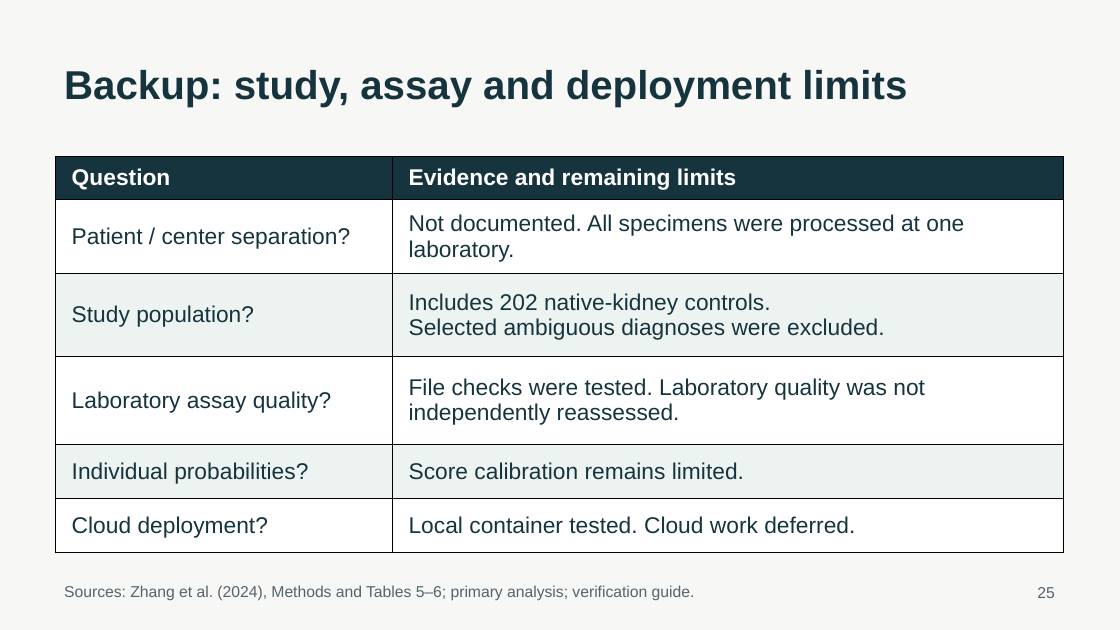
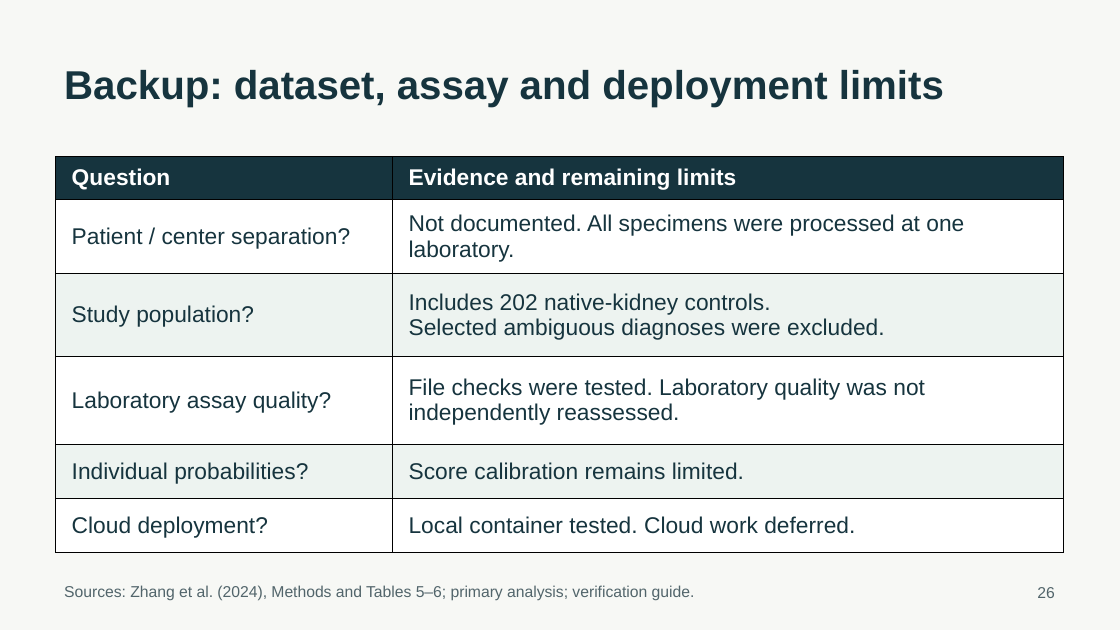
Before and after one commit to ca34525/Kidney-Biopsy-Rejection-Classifier, a slide deck: slide 26 of presentation/unos_kidney_biopsy.pptx (slide 25 before the commit). Drawn at 1120x630 pixels with LibreOffice and Linux fonts; fonts in the diff are those of the drawing. Boxes give left, top, right and bottom in pixels: in the first picture for what was removed or moved away, otherwise in the second. Text is boxed around its words. In the diff, an @@ line names an element or a change of style, - is before the commit and + after.

```diff
--- a/presentation/unos_kidney_biopsy.pptx
+++ b/presentation/unos_kidney_biopsy.pptx
@@ text at [64, 70, 944, 107]: text changed @@
-Backup: study, assay and deployment limits
+Backup: dataset, assay and deployment limits
@@ text at [1037, 587, 1054, 598]: text changed @@
-25
+26
```
Also in this commit, not shown: 17 other slides changed, 2 slides added, 1 slide removed, 32 other files.
